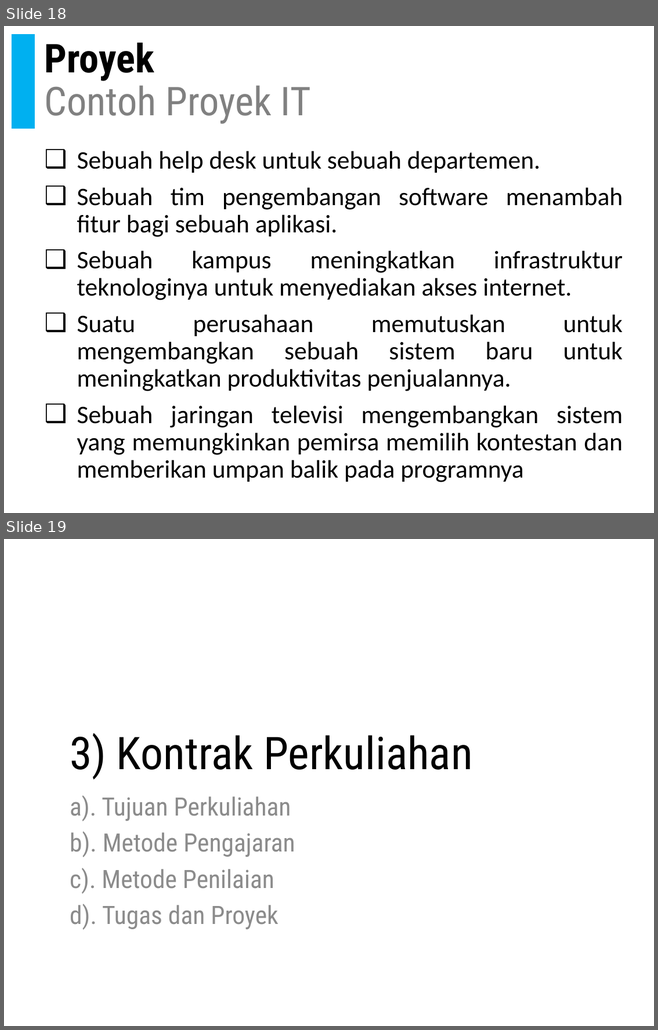
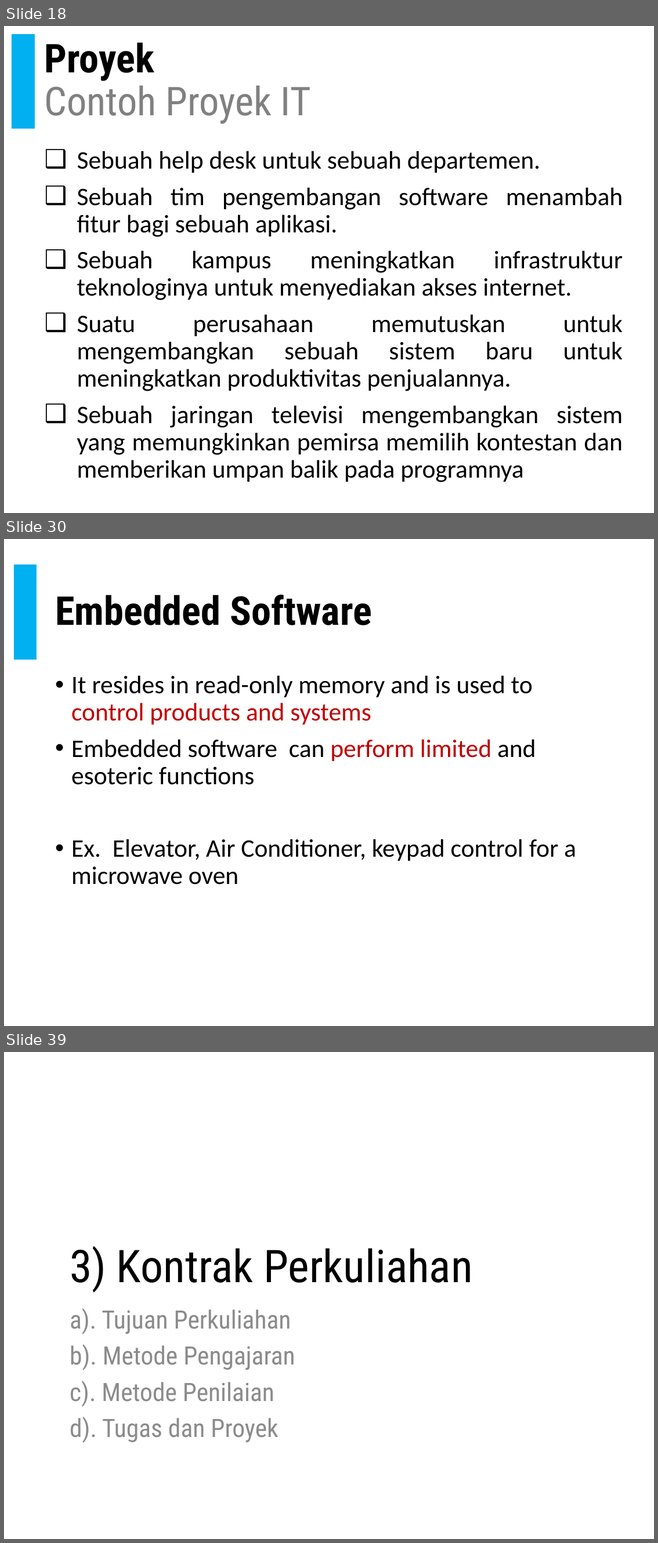
Before and after one commit to doniaft/Proyek-Perangkat-Lunak, a slide deck: 1. Bahan Ajar/01. PPL - Pendahuluan.pptx. Shown one above the other, each under a label of ours: slides 18 and 19 before the commit, slides 18, 30 and 39 after it; the slides between them are not shown. The pictures are 658x1030 and 658x1543 pixels, drawn with LibreOffice and Linux fonts; fonts in the diff are those of the drawing. Boxes give left, top, right and bottom in pixels: in the first picture for what was removed or moved away, otherwise in the second. Text is boxed around its words. In the diff, an @@ line names an element or a change of style, - is before the commit and + after.

```diff
--- a/1. Bahan Ajar/01. PPL - Pendahuluan.pptx
+++ b/1. Bahan Ajar/01. PPL - Pendahuluan.pptx
@@ slide 30 added at [4,539,654,1026], background #FFFFFF @@
@@ rectangle added at [14,565,36,659], fill #00B0F0, outline #00B0F0 1 pt @@
@@ title added at [55,595,372,625], 44 pt, text #000000, bold @@
+Embedded Software
@@ text added at [71,675,576,885], 28 pt, text #000000 @@
+• It resides in read-only memory and is used to control products and systems
+• Embedded software can perform limited and esoteric functions
+• Ex. Elevator, Air Conditioner, keypad control for a microwave oven
@@ what was slide 19 is now slide 39 @@
```
Also in this commit, not shown: 3 slides changed, 21 other slides added, 2 other files.
